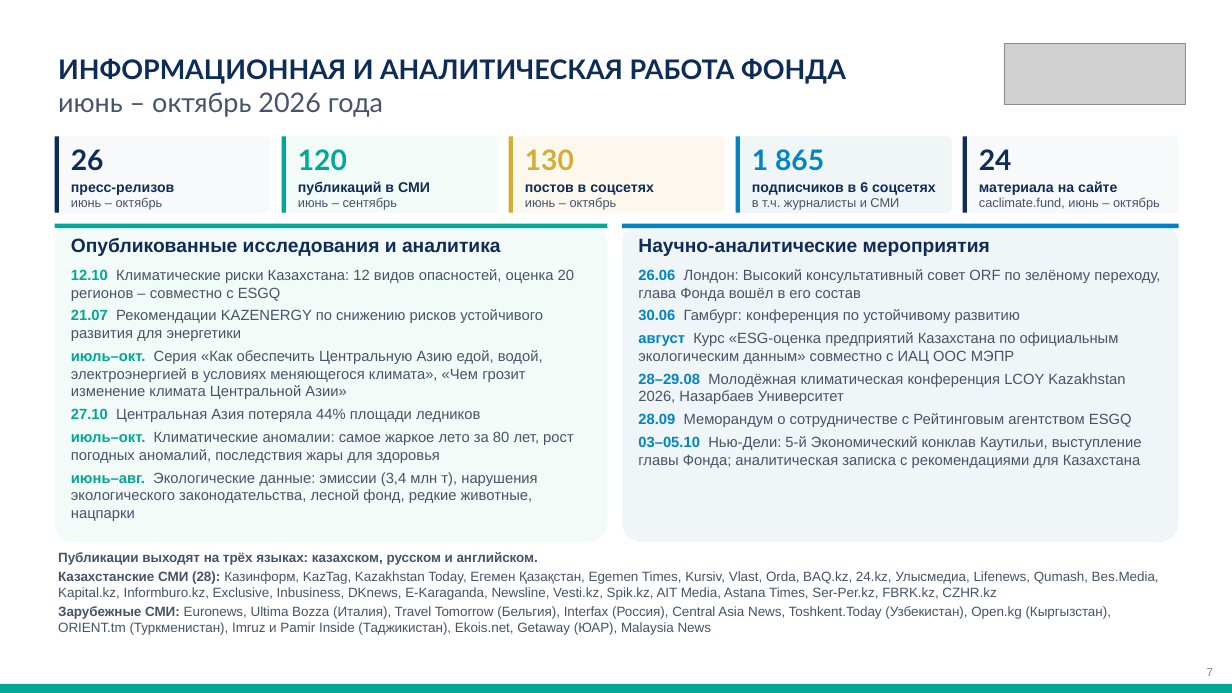
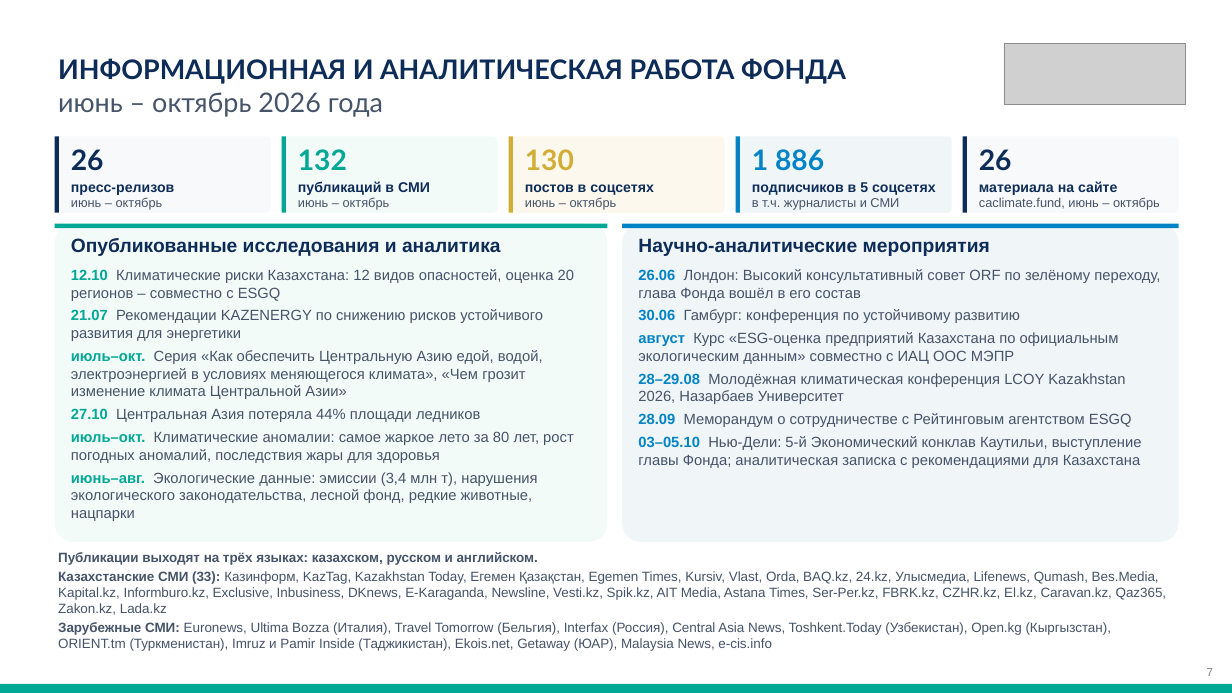
Before and after one commit to murat01042014/obsidian-vault, a slide deck: slide 7 of TAZA/_документы/Презентация для партнёров – ЦАКФ и Таза Қазақстан.pptx. Drawn at 1232x693 pixels with LibreOffice and Linux fonts; fonts in the diff are those of the drawing; grey boxes stand for pictures. Boxes give left, top, right and bottom in pixels: in the first picture for what was removed or moved away, otherwise in the second. Text is boxed around its words. In the diff, an @@ line names an element or a change of style, - is before the commit and + after.

```diff
--- a/TAZA/_документы/Презентация для партнёров – ЦАКФ и Таза Қазақстан.pptx
+++ b/TAZA/_документы/Презентация для партнёров – ЦАКФ и Таза Қазақстан.pptx
@@ text at [298, 149, 347, 171]: text changed @@
-120
+132
@@ text at [752, 149, 824, 171]: text changed @@
-1 865
+1 886
@@ text at [979, 149, 1012, 171]: text changed @@
-24
+26
@@ text at [298, 197, 390, 210]: text changed @@
-июнь – сентябрь
+июнь – октябрь
@@ text at [752, 182, 936, 195]: text changed @@
-подписчиков в 6 соцсетях
+подписчиков в 5 соцсетях
@@ text at [58, 571, 1167, 651]: text changed @@
-Казахстанские СМИ (28): Казинформ, KazTag, Kazakhstan Today, Егемен Қазақстан, Egemen Times, Kursiv, Vlast, Orda, BAQ.kz, 24.kz, Улысмедиа, Lifenews, Qumash, Bes.Media, Kapital.kz, Informburo.kz, Exclusive, Inbusiness, DKnews, E-Karaganda, Newsline, Vesti.kz, Spik.kz, AIT Media, Astana Times, Ser-Per.kz, FBRK.kz, CZHR.kz
-Зарубежные СМИ: Euronews, Ultima Bozza (Италия), Travel Tomorrow (Бельгия), Interfax (Россия), Central Asia News, Toshkent.Today (Узбекистан), Open.kg (Кыргызстан), ORIENT.tm (Туркменистан), Imruz и Pamir Inside (Таджикистан), Ekois.net, Getaway (ЮАР), Malaysia News
+Казахстанские СМИ (33): Казинформ, KazTag, Kazakhstan Today, Егемен Қазақстан, Egemen Times, Kursiv, Vlast, Orda, BAQ.kz, 24.kz, Улысмедиа, Lifenews, Qumash, Bes.Media, Kapital.kz, Informburo.kz, Exclusive, Inbusiness, DKnews, E-Karaganda, Newsline, Vesti.kz, Spik.kz, AIT Media, Astana Times, Ser-Per.kz, FBRK.kz, CZHR.kz, El.kz, Caravan.kz, Qaz365, Zakon.kz, Lada.kz
+Зарубежные СМИ: Euronews, Ultima Bozza (Италия), Travel Tomorrow (Бельгия), Interfax (Россия), Central Asia News, Toshkent.Today (Узбекистан), Open.kg (Кыргызстан), ORIENT.tm (Туркменистан), Imruz и Pamir Inside (Таджикистан), Ekois.net, Getaway (ЮАР), Malaysia News, e-cis.info
```
Also in this commit, not shown: 5 other files.
